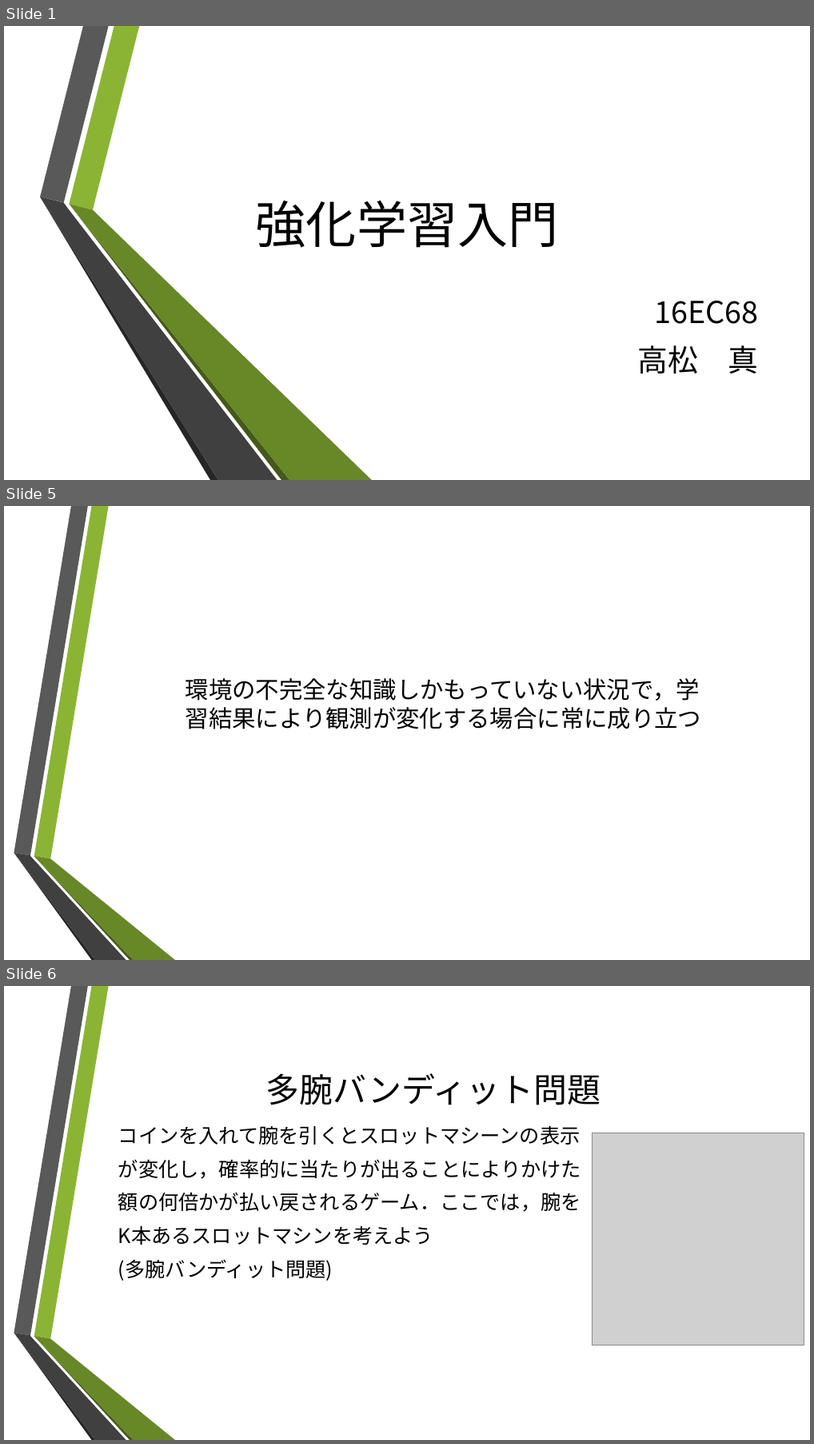
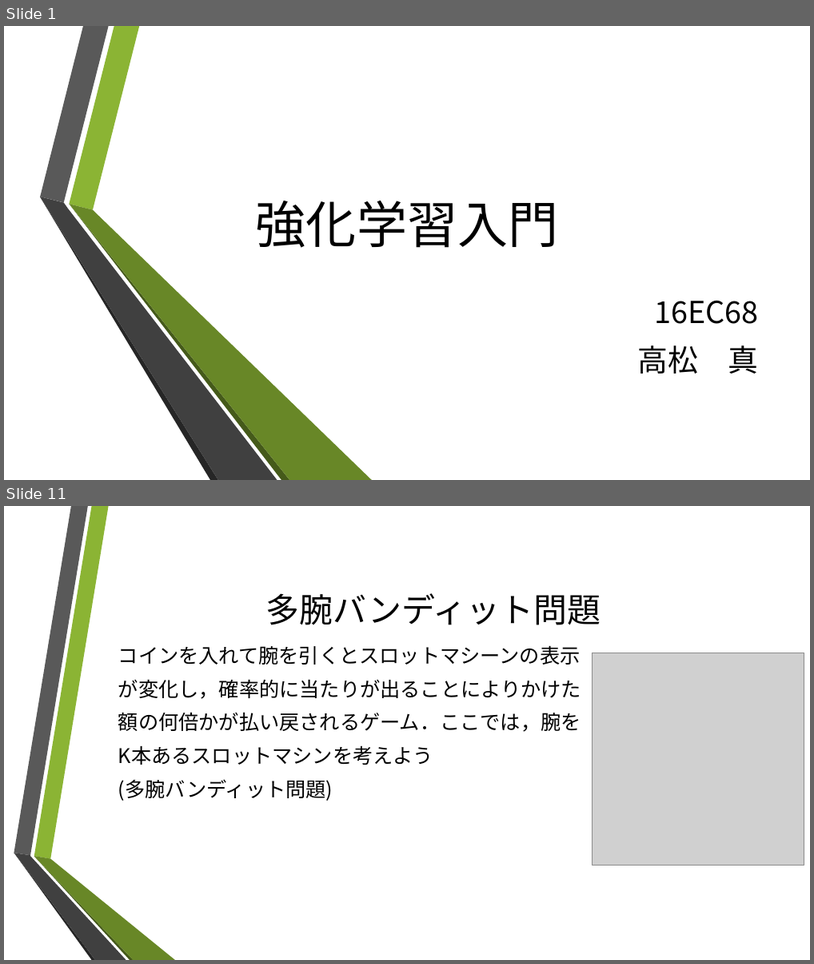
Before and after one commit to makototakamatsu/rainforcement_learning, a slide deck: 強化学習入門2.pptx. Shown one above the other, each under a label of ours: slides 1, 5 and 6 before the commit, slides 1 and 11 after it; the slides between them are not shown. The pictures are 814x1444 and 814x964 pixels, drawn with LibreOffice and Linux fonts; fonts in the diff are those of the drawing; grey boxes stand for pictures; background and template pictures are left out. Boxes give left, top, right and bottom in pixels: in the first picture for what was removed or moved away, otherwise in the second. Text is boxed around its words. In the diff, an @@ line names an element or a change of style, - is before the commit and + after.

```diff
--- a/強化学習入門2.pptx
+++ b/強化学習入門2.pptx
@@ slide 5 removed at bbox=[4, 506, 810, 960], background picture (left out); not listed: 6 template elements that a slide beside it also shows @@
@@ text removed at bbox=[186, 678, 702, 729] @@
-環境の不完全な知識しかもっていない状況で，学習結果により観測が変化する場合に常に成り立つ
@@ what was slide 6 is now slide 11 @@
```
Also in this commit, not shown: 6 slides changed, 7 slides added, 1 other slide removed.
